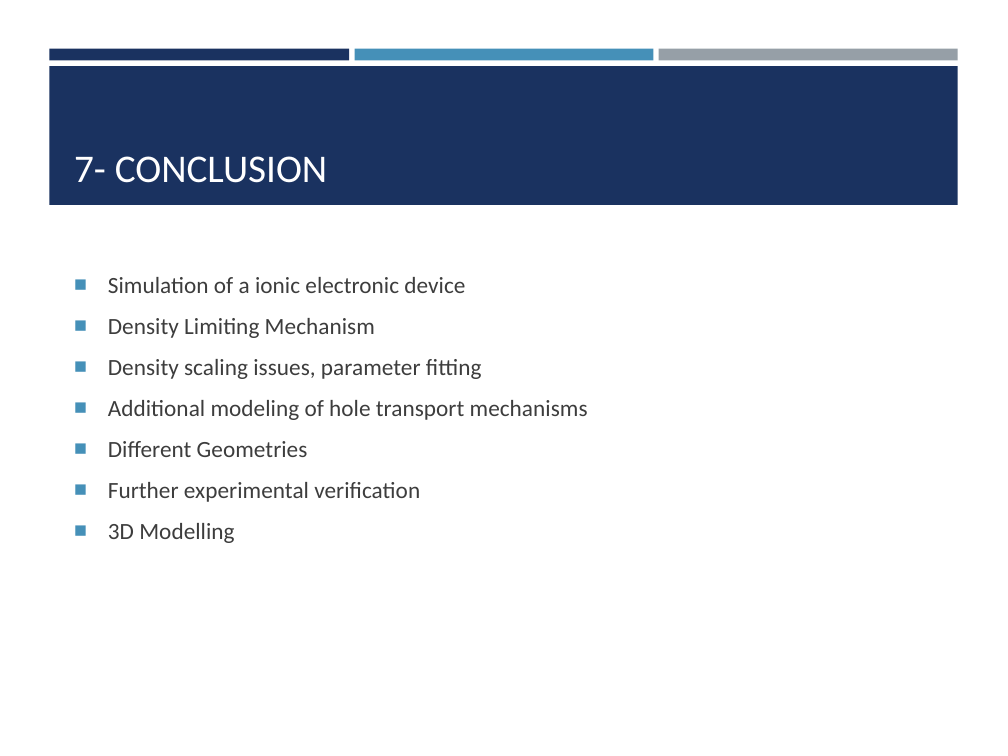
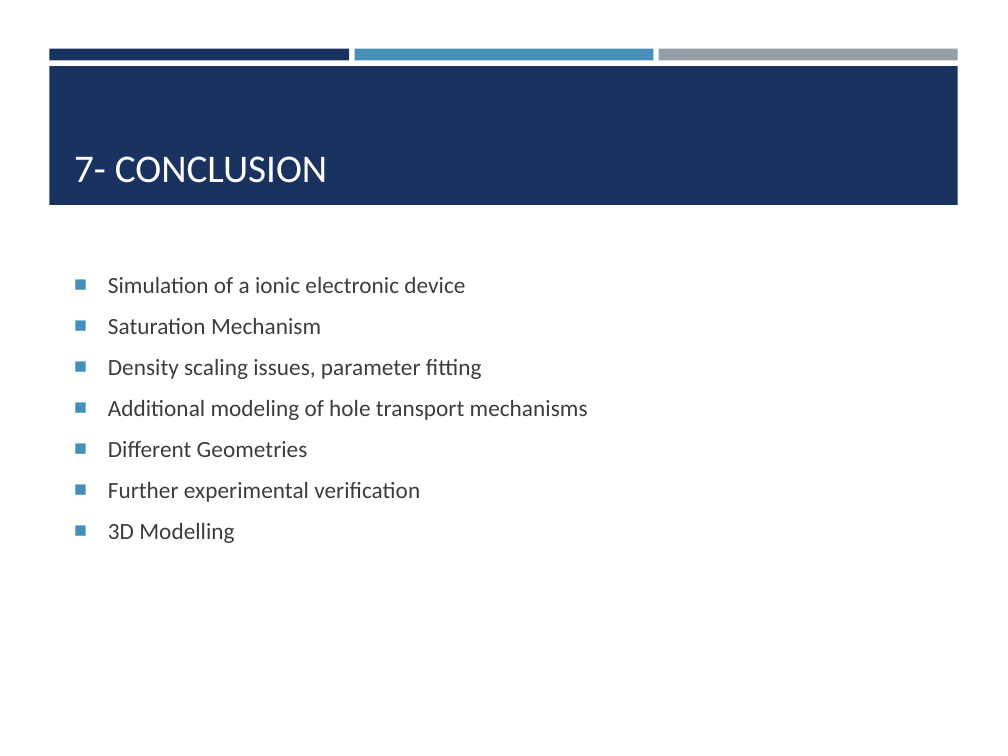
Before and after one commit to cbonfil/ThesisReport, a slide deck: slide 22 of Memristor Thesis/Memristor Presentation.pptx (slide 23 before the commit). Drawn at 1008x756 pixels with LibreOffice and Linux fonts; fonts in the diff are those of the drawing. Boxes give left, top, right and bottom in pixels: in the first picture for what was removed or moved away, otherwise in the second. Text is boxed around its words. In the diff, an @@ line names an element or a change of style, - is before the commit and + after.

```diff
--- a/Memristor Thesis/Memristor Presentation.pptx
+++ b/Memristor Thesis/Memristor Presentation.pptx
@@ text at (x1=108, y1=318, x2=321, y2=334): text changed @@
-■ Density Limiting Mechanism
+■ Saturation Mechanism
```
Also in this commit, not shown: 6 other slides changed, 1 slide added, 25 other files.
